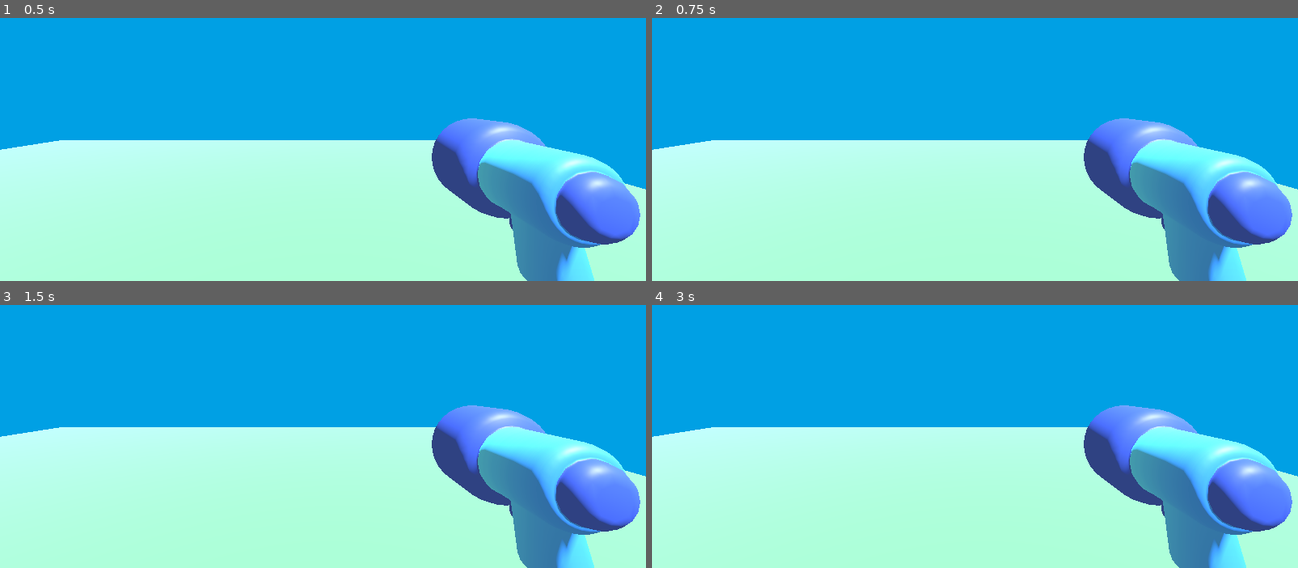
Above: before the commit, frames 1-4 (two rows, left to right).
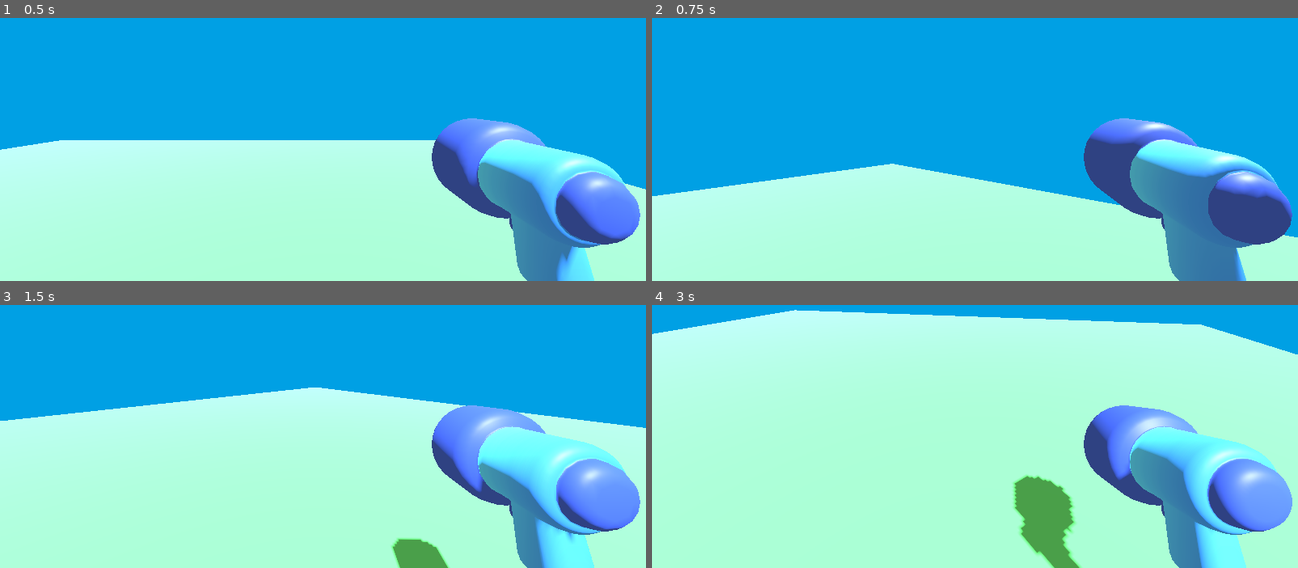
Above: after the commit, the same moments.

Repository: AdithyaAnand42/3Dgame
Game: Godot game, scene res://Assets/level/temporary_level.tscn
Two runs of this game, one before a commit and one after it. Both use one fixed random seed, a clock stepped at 60 frames per second and the inputs below.
Inputs (mouse positions are in pixels of both pictures, inside the frame that each line leads up to):
- Up to frame 1 (0.5 s): no input
- Up to frame 2 (0.75 s): tap Enter at 0.5 s; move the mouse to (1117, 81) at 0.52 s
- Up to frame 3 (1.5 s): tap Space at 1.25 s; move the mouse to (193, 404) at 1.27 s
- Up to frame 4 (3 s): tap Enter at 2 s; move the mouse to (1039, 307) at 2.02 s; tap Space at 2.75 s; move the mouse to (942, 460) at 2.77 s

Frame 1 is identical in both runs. In frame 2, 16% of the frame differs, in the area x 0-100%, y 39-100%; in frame 3, 15%; in frame 4, 51%, in the area x 0-100%, y 1-100%.

Commit message:
Video2&3
this codes the rotation and limits the mouse movement

Diff:
--- /dev/null
+++ b/Assets/player/player.gd
@@ -0,0 +1,17 @@
+extends CharacterBody3D
+
+
+
+func _ready():
+	Input.set_mouse_mode(Input.MOUSE_MODE_CAPTURED)
+
+
+func _unhandled_input(event: InputEvent):
+	if event is InputEventMouseMotion:
+		rotation_degrees.y -= event.relative.x * 0.2
+		%Camera3D.rotation_degrees.x -= event.relative.y * 0.2
+		%Camera3D.rotation_degrees.x = clamp(
+			%Camera3D.rotation_degrees.x, -60.0, 60.0
+		)
+	elif event.is_action_pressed("ui_cancel"):
+		Input.set_mouse_mode(Input.MOUSE_MODE_VISIBLE)
--- a/Assets/player/player.tscn
+++ b/Assets/player/player.tscn
@@ -1,19 +1,23 @@
-[gd_scene load_steps=3 format=3 uid="uid://daeiu7rty214m"]
+[gd_scene load_steps=4 format=3 uid="uid://daeiu7rty214m"]
 
 [ext_resource type="PackedScene" uid="uid://djj25te7fyyu7" path="res://Assets/player/simple_gun/gun_model.glb" id="1_2cccr"]
+[ext_resource type="Script" uid="uid://d36l2sy06ouyr" path="res://Assets/player/player.gd" id="1_mvygl"]
 
 [sub_resource type="CapsuleShape3D" id="CapsuleShape3D_lwod6"]
 radius = 0.42476
 height = 1.89019
 
-[node name="CharacterBody3D" type="CharacterBody3D"]
+[node name="Player" type="CharacterBody3D"]
+script = ExtResource("1_mvygl")
 
 [node name="CollisionShape3D" type="CollisionShape3D" parent="."]
 transform = Transform3D(1, 0, 0, 0, 1, 0, 0, 0, 1, -0.0513349, 0.930742, -0.0764)
 shape = SubResource("CapsuleShape3D_lwod6")
 
 [node name="Camera3D" type="Camera3D" parent="."]
+unique_name_in_owner = true
 transform = Transform3D(1.00656, 0, 0, 0, 1.00656, 0, 0, 0, 1.00656, 0, 1.53701, 0)
 
 [node name="gun_model" parent="Camera3D" instance=ExtResource("1_2cccr")]
+unique_name_in_owner = true
 transform = Transform3D(-0.710364, 0, 0.0137637, 0, 0.710497, 0, -0.0137637, 0, -0.710364, 0.813428, -0.339347, -0.958539)
Not shown, added: Assets/player/player.gd.uid
